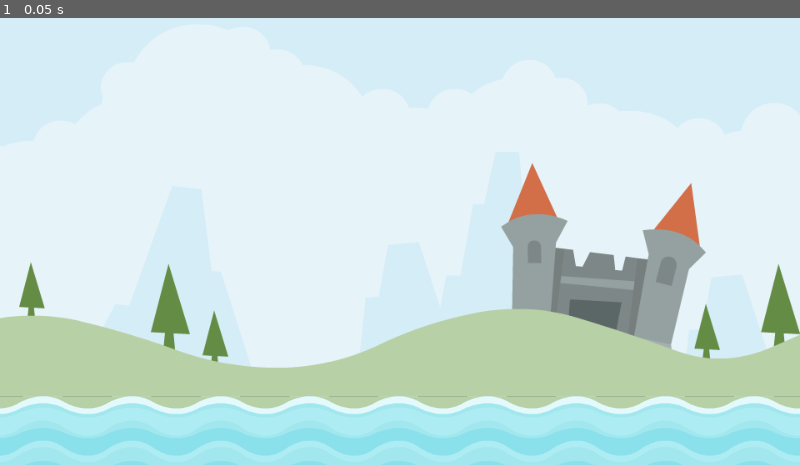
Above: before the commit, frame 1.
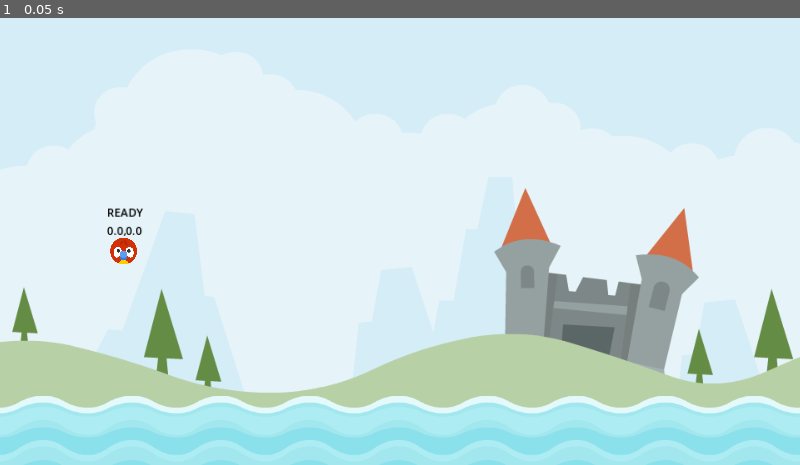
Above: after the commit, the same moment.

Repository: CarlsnOP/AngryAnimals
Game: Godot game, scene res://scenes/level/level.tscn
Two runs of this game, one before a commit and one after it. Both use one fixed random seed, a clock stepped at 60 frames per second and the inputs below.
Inputs:
- Up to frame 1 (0.05 s): no input

The runs differ from the first frame. In frame 1, 11% of the frame differs, in the area x 0-100%, y 32-98%.

Commit message:
Curse 76

Diff:
--- a/project.godot
+++ b/project.godot
@@ -15,10 +15,22 @@
 config/features=PackedStringArray("4.2", "Mobile")
 config/icon="res://icon.svg"
 
+[autoload]
+
+SignalManager="*res://singletons/SignalManager.gd"
+
 [display]
 
 window/stretch/mode="canvas_items"
 
+[input]
+
+drag={
+"deadzone": 0.5,
+"events": [Object(InputEventMouseButton,"resource_local_to_scene":false,"resource_name":"","device":-1,"window_id":0,"alt_pressed":false,"shift_pressed":false,"ctrl_pressed":false,"meta_pressed":false,"button_mask":1,"position":Vector2(135, 10),"global_position":Vector2(139, 51),"factor":1.0,"button_index":1,"canceled":false,"pressed":true,"double_click":false,"script":null)
+]
+}
+
 [rendering]
 
 renderer/rendering_method="mobile"
--- /dev/null
+++ b/scenes/animal/animal.gd
@@ -0,0 +1,80 @@
+extends RigidBody2D
+
+enum ANIMAL_STATE { READY, DRAG, RELEASE }
+
+const DRAG_LIM_MAX: Vector2 = Vector2(0, 60)
+const DRAG_LIM_MIN: Vector2 = Vector2(-60, 0)
+
+@onready var label = $Label
+
+var _start: Vector2 = Vector2.ZERO
+var _drag_start: Vector2 = Vector2.ZERO
+var _dragged_vector: Vector2 = Vector2.ZERO
+
+var _state: ANIMAL_STATE = ANIMAL_STATE.READY
+
+# Called when the node enters the scene tree for the first time.
+func _ready():
+	_start = position
+
+
+# Called every frame. 'delta' is the elapsed time since the previous frame.
+func _physics_process(delta):
+	update(delta)
+	label.text = "%s\n" % ANIMAL_STATE.keys()[_state]
+	label.text += "%.1f,%.1f" % [_dragged_vector.x, _dragged_vector.y]
+
+func set_new_state(new_state: ANIMAL_STATE) -> void:
+	_state = new_state
+	if _state == ANIMAL_STATE.RELEASE:
+		freeze = false
+	elif _state == ANIMAL_STATE.DRAG:
+		_drag_start = get_global_mouse_position()
+
+func detect_release() -> bool:
+	if _state == ANIMAL_STATE.DRAG:
+		if Input.is_action_just_released("drag") == true:
+			set_new_state(ANIMAL_STATE.RELEASE)
+			return true
+	return false
+
+func get_dragged_vector(gmp: Vector2) -> Vector2:
+	return gmp - _drag_start
+
+func drag_in_limits() -> void:
+	_dragged_vector.x = clampf(
+		_dragged_vector.x,
+		DRAG_LIM_MIN.x,
+		DRAG_LIM_MAX.x
+	)
+	_dragged_vector.y = clampf(
+		_dragged_vector.y,
+		DRAG_LIM_MIN.y,
+		DRAG_LIM_MAX.y
+	)
+	position = _start + _dragged_vector
+
+
+func update_drag() -> void:
+	if detect_release() == true:
+		return
+	var gmp = get_global_mouse_position()
+	_dragged_vector = get_dragged_vector(gmp)
+	drag_in_limits()
+
+func update(delta: float) -> void:
+	match _state:
+		ANIMAL_STATE.DRAG:
+			update_drag()
+
+func die() -> void:
+	SignalManager.on_animal_died.emit()
+	queue_free()
+
+func _on_visible_on_screen_notifier_2d_screen_exited():
+	die()
+
+
+func _on_input_event(viewport, event: InputEvent, shape_idx):
+	if _state == ANIMAL_STATE.READY and event.is_action_pressed("drag"):
+		set_new_state(ANIMAL_STATE.DRAG)
--- /dev/null
+++ b/scenes/animal/animal.tscn
@@ -0,0 +1,36 @@
+[gd_scene load_steps=4 format=3 uid="uid://db5oxpmgn7ugv"]
+
+[ext_resource type="Texture2D" uid="uid://bgp61ahxosuxx" path="res://assets/player/parrot.png" id="1_coh8p"]
+[ext_resource type="Script" path="res://scenes/animal/animal.gd" id="1_pc7tv"]
+
+[sub_resource type="CircleShape2D" id="CircleShape2D_8tj0y"]
+radius = 127.366
+
+[node name="Animal" type="RigidBody2D"]
+input_pickable = true
+freeze = true
+script = ExtResource("1_pc7tv")
+
+[node name="Sprite2D" type="Sprite2D" parent="."]
+scale = Vector2(0.15, 0.15)
+texture = ExtResource("1_coh8p")
+
+[node name="CollisionShape2D" type="CollisionShape2D" parent="."]
+scale = Vector2(0.15, 0.15)
+shape = SubResource("CircleShape2D_8tj0y")
+
+[node name="VisibleOnScreenNotifier2D" type="VisibleOnScreenNotifier2D" parent="."]
+position = Vector2(-9.53674e-07, -9.23872e-07)
+scale = Vector2(1.9, 1.8)
+
+[node name="Label" type="Label" parent="."]
+offset_left = -24.0
+offset_top = -67.0
+offset_right = 26.0
+offset_bottom = -44.0
+theme_override_colors/font_color = Color(0, 0, 0, 1)
+text = "Debug"
+
+[connection signal="body_entered" from="." to="." method="_on_body_entered"]
+[connection signal="input_event" from="." to="." method="_on_input_event"]
+[connection signal="screen_exited" from="VisibleOnScreenNotifier2D" to="." method="_on_visible_on_screen_notifier_2d_screen_exited"]
--- /dev/null
+++ b/scenes/level/level.gd
@@ -0,0 +1,21 @@
+extends Node2D
+
+const ANIMAL = preload("res://scenes/animal/animal.tscn")
+
+@onready var animal_start = $AnimalStart
+
+# Called when the node enters the scene tree for the first time.
+func _ready():
+	add_animal()
+	SignalManager.on_animal_died.connect(add_animal)
+
+
+
+# Called every frame. 'delta' is the elapsed time since the previous frame.
+func _process(delta):
+	pass
+
+func add_animal() -> void:
+	var animal = ANIMAL.instantiate()
+	animal.position = animal_start.position
+	add_child(animal)
--- a/scenes/level/level.tscn
+++ b/scenes/level/level.tscn
@@ -1,12 +1,14 @@
-[gd_scene load_steps=3 format=3 uid="uid://rbwmvycjs21d"]
+[gd_scene load_steps=4 format=3 uid="uid://rbwmvycjs21d"]
 
+[ext_resource type="Script" path="res://scenes/level/level.gd" id="1_ex47o"]
 [ext_resource type="Texture2D" uid="uid://dbg3l5yasskyv" path="res://assets/scene/colored_castle.png" id="1_ggq4p"]
 [ext_resource type="PackedScene" uid="uid://cwafohwt88f4k" path="res://scenes/water/water.tscn" id="2_tnuoi"]
 
 [node name="Level" type="Node2D"]
+script = ExtResource("1_ex47o")
 
 [node name="Sprite2D" type="Sprite2D" parent="."]
-position = Vector2(582, 296)
+position = Vector2(572, 332)
 scale = Vector2(1.2, 1.2)
 texture = ExtResource("1_ggq4p")
 
@@ -14,4 +16,5 @@
 position = Vector2(178, 340)
 
 [node name="Water" parent="." instance=ExtResource("2_tnuoi")]
+z_index = 1
 position = Vector2(-2, 606)
--- a/scenes/water/water.tscn
+++ b/scenes/water/water.tscn
@@ -15,7 +15,7 @@
 position = Vector2(567, 6)
 texture = ExtResource("1_0wdea")
 region_enabled = true
-region_rect = Rect2(0, -1, 1200, 128)
+region_rect = Rect2(0, 1, 1200, 126)
 
 [node name="CollisionShape2D" type="CollisionShape2D" parent="."]
 position = Vector2(568, 41)
--- /dev/null
+++ b/singletons/SignalManager.gd
@@ -0,0 +1,3 @@
+extends Node
+
+signal on_animal_died
